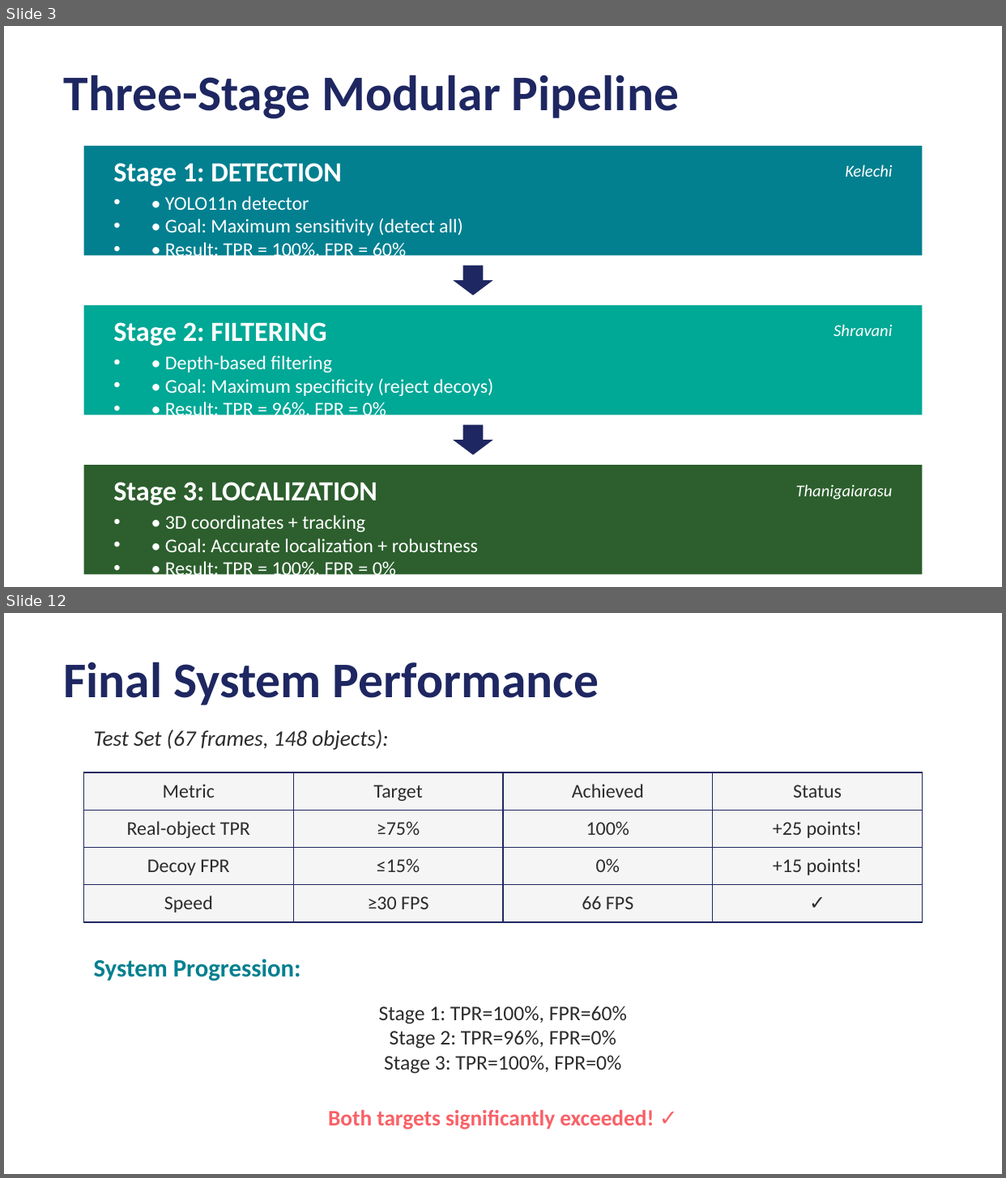
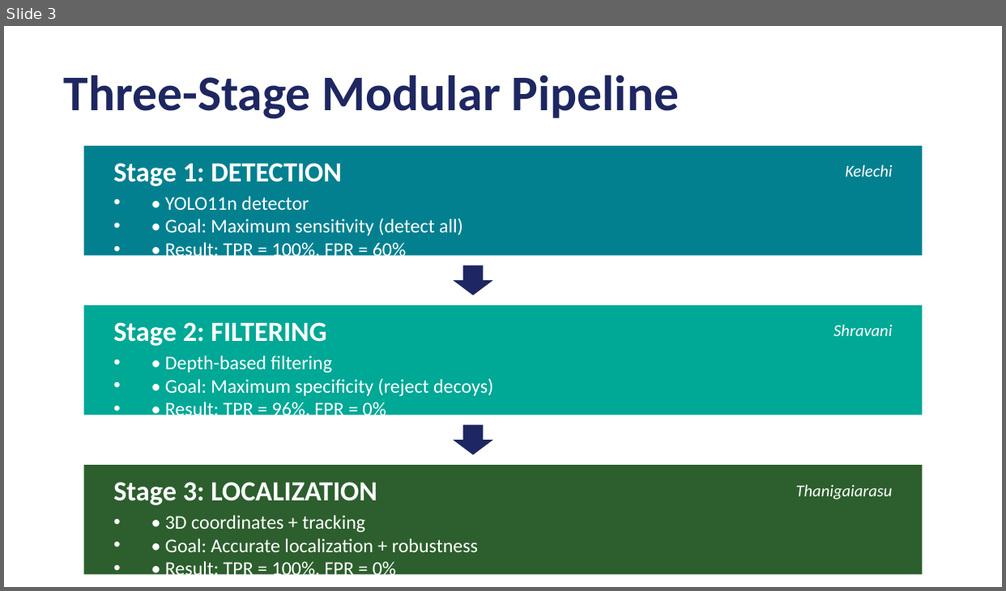
Before and after one commit to ThaniJames/R7020E_Group_7_Object-Detection-and-Localization, a slide deck: Fire_Extinguisher_Detection_Presentation.pptx. Shown one above the other, each under a label of ours: slides 3 and 12 before the commit, slide 3 after it; the slides between them are not shown. The pictures are 1006x1178 and 1006x591 pixels, drawn with LibreOffice and Linux fonts; fonts in the diff are those of the drawing. Boxes give left, top, right and bottom in pixels: in the first picture for what was removed or moved away, otherwise in the second. Text is boxed around its words. In the diff, an @@ line names an element or a change of style, - is before the commit and + after.

```diff
--- a/Fire_Extinguisher_Detection_Presentation.pptx
+++ b/Fire_Extinguisher_Detection_Presentation.pptx
@@ slide 12 removed at (4,613,1002,1174), background #FFFFFF @@
@@ text removed at (64,662,599,705) @@
-Final System Performance
@@ text removed at (94,730,388,750) @@
-Test Set (67 frames, 148 objects):
@@ table removed at (84,773,922,922), 4 rows, 4 columns @@
-Metric | Target | Achieved | Status
-Real-object TPR | ≥75% | 100% | +25 points!
-Decoy FPR | ≤15% | 0% | +15 points!
-Speed | ≥30 FPS | 66 FPS | ✓
@@ text removed at (94,959,301,982) @@
-System Progression:
@@ text removed at (379,1006,627,1074) @@
-Stage 1: TPR=100%, FPR=60%
-Stage 2: TPR=96%, FPR=0%
-Stage 3: TPR=100%, FPR=0%
@@ text removed at (328,1110,654,1130) @@
-Both targets significantly exceeded! ✓
```
Also in this commit, not shown: 4 slides changed, 7 slides added, 6 other slides removed.
